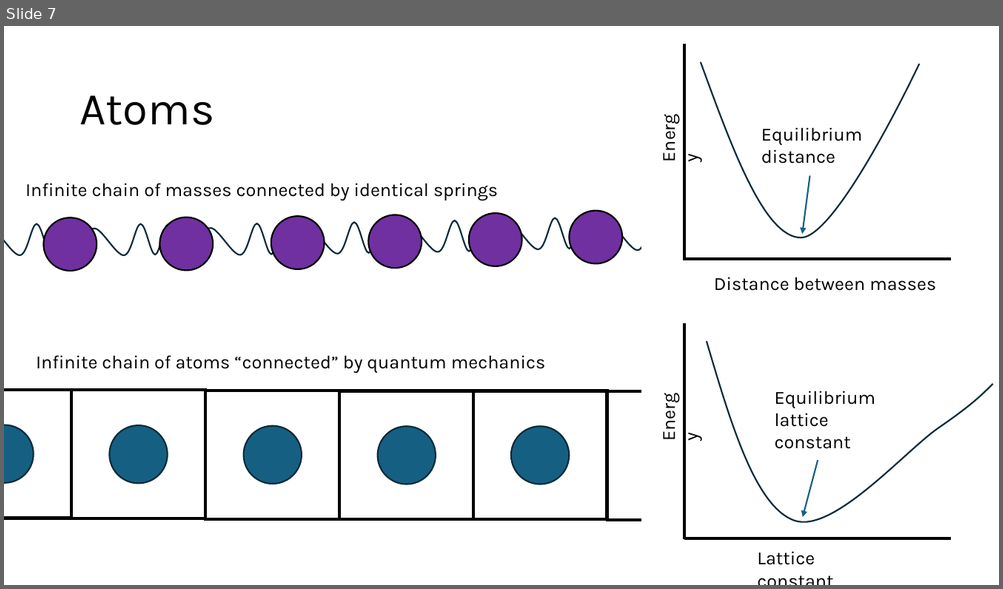
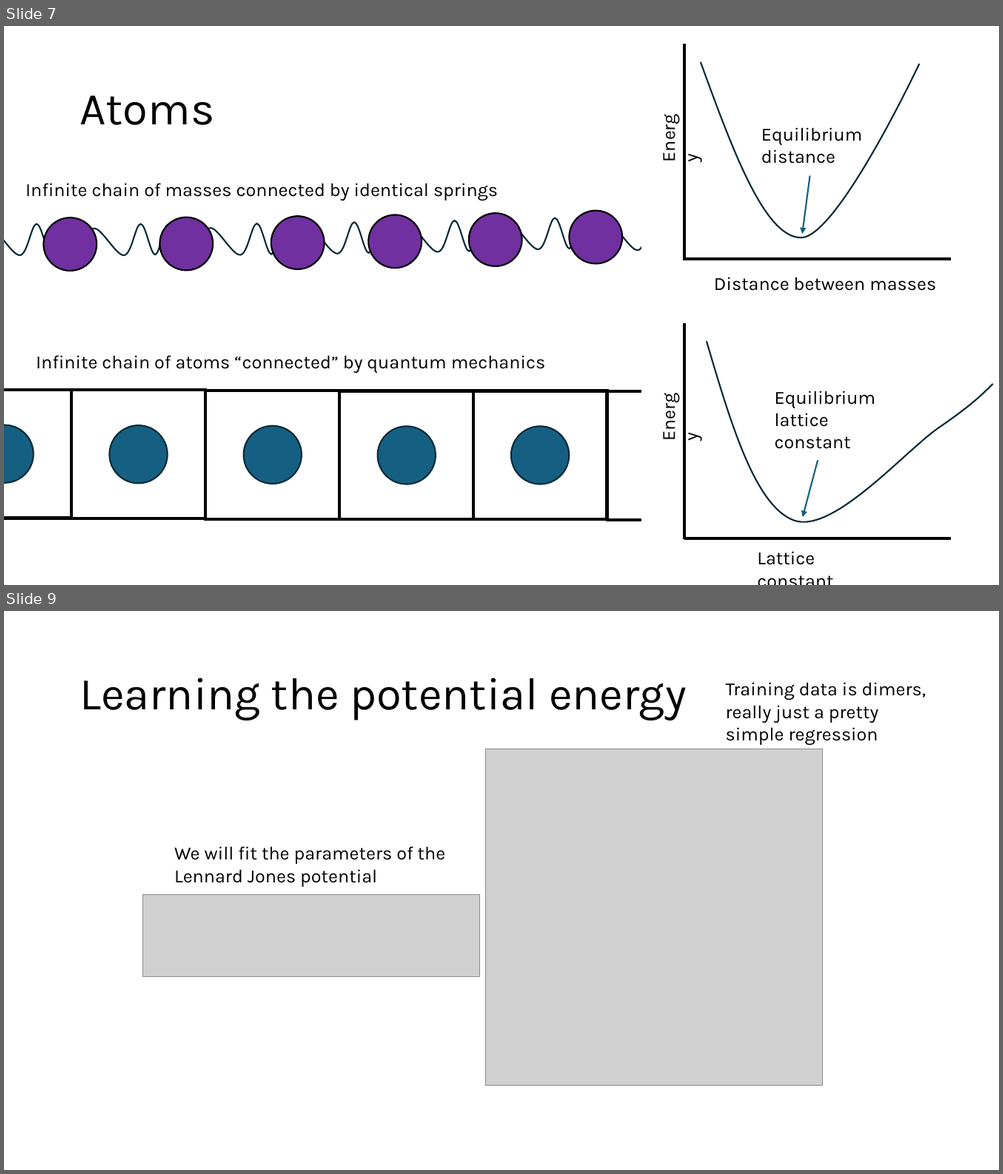
Before and after one commit to Mads-PeterVC/imlms, a slide deck: lessons/lesson_3/lecture3.pptx. Shown one above the other, each under a label of ours: slide 7 before the commit, slides 7 and 9 after it; the slides between them are not shown. The pictures are 1003x589 and 1003x1174 pixels, drawn with LibreOffice and Linux fonts; fonts in the diff are those of the drawing; grey boxes stand for pictures. Boxes give left, top, right and bottom in pixels: in the first picture for what was removed or moved away, otherwise in the second. Text is boxed around its words. In the diff, an @@ line names an element or a change of style, - is before the commit and + after.

```diff
--- a/lessons/lesson_3/lecture3.pptx
+++ b/lessons/lesson_3/lecture3.pptx
@@ slide 9 added at [4,611,999,1170], background #FFFFFF @@
@@ title added at [79,678,686,721], 44 pt, text #000000 @@
+Learning the potential energy
@@ text added at [726,682,926,745], 18 pt, text #000000 @@
+Training data is dimers, really just a pretty simple regression
@@ picture added at [486,749,822,1086] @@
@@ text added at [174,846,446,887], 18 pt, text #000000 @@
+We will fit the parameters of the Lennard Jones potential
@@ picture added at [143,895,479,977] @@
```
Also in this commit, not shown: 3 other slides added, 1 slide removed.
